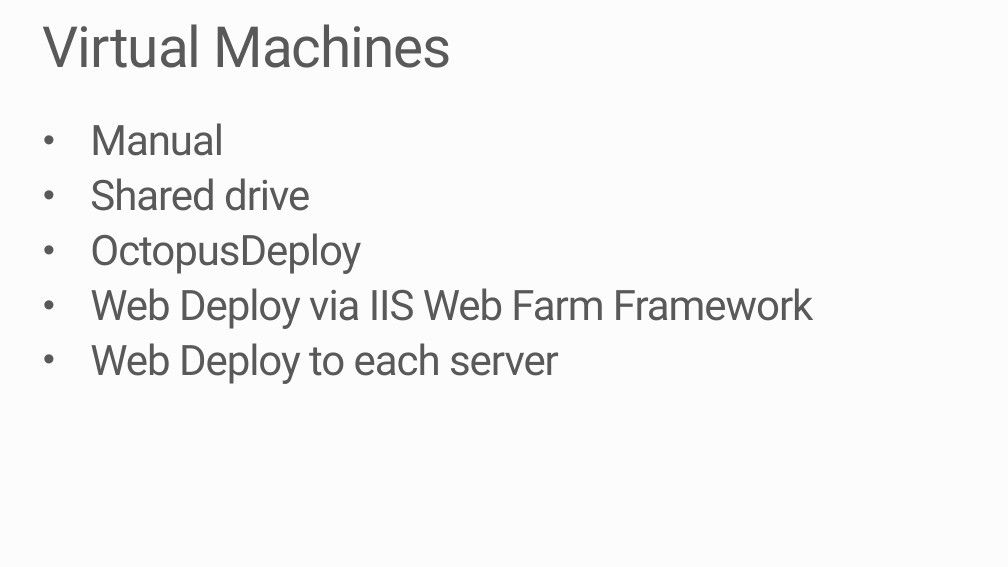
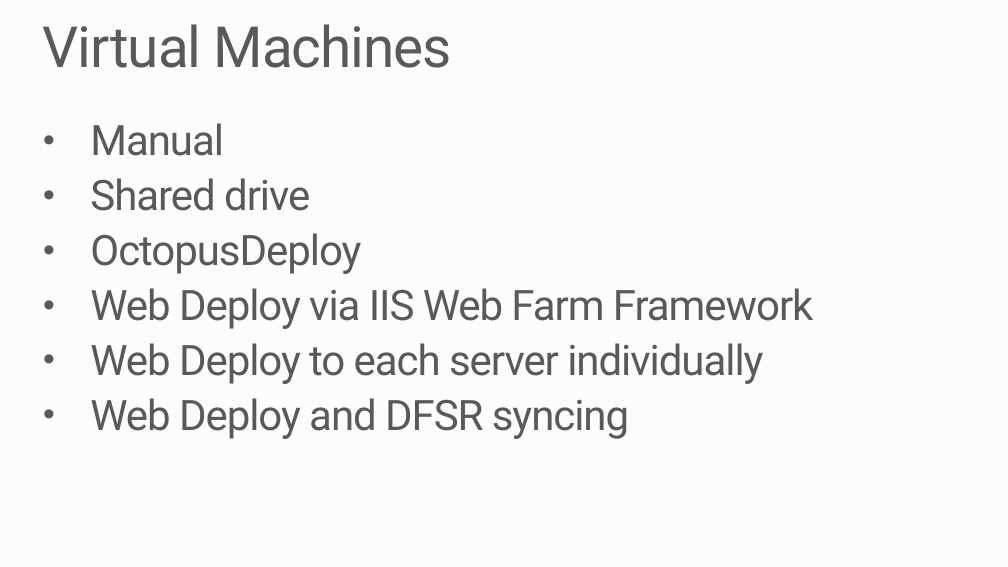
Before and after one commit to robdmoore/AzureWebAppsPresentation, a slide deck: slide 56 of Presentation.pptx (slide 45 before the commit). Drawn at 1008x567 pixels with LibreOffice and Linux fonts; fonts in the diff are those of the drawing; background and template pictures are left out. Boxes give left, top, right and bottom in pixels: in the first picture for what was removed or moved away, otherwise in the second. Text is boxed around its words. In the diff, an @@ line names an element or a change of style, - is before the commit and + after.

```diff
--- a/Presentation.pptx
+++ b/Presentation.pptx
@@ text at <box>90,343,763,439</box>: text changed @@
-• Web Deploy to each server
+• Web Deploy to each server individually
+• Web Deploy and DFSR syncing
```
Also in this commit, not shown: 16 other slides changed, 14 slides added, 3 slides removed.
